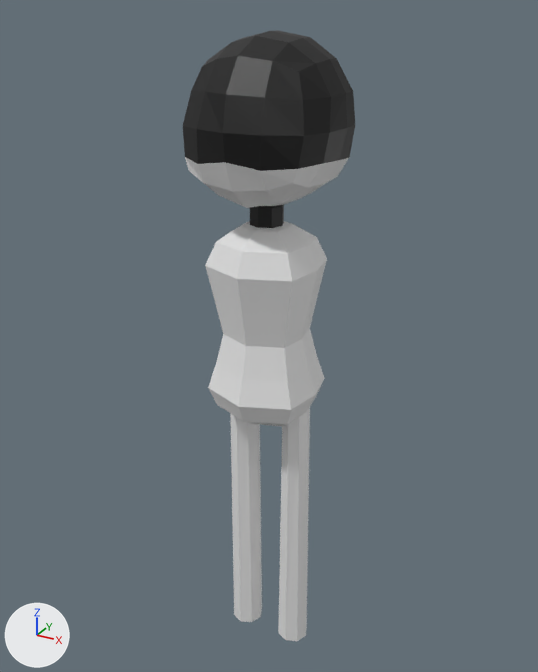
The Blender file 31.05.2025_Murder_Drones.blend as it was, and as the next commit left it.
Rendered twice from a 50 mm camera at (3.47, -6.39, 0.98) aimed at (-0.08, 0.05, -2.24). The lights are fixed; the arrows at lower left show +X, +Y and +Z.

In view in the first picture: 'Body', 'Body.003', 'Body.004'.
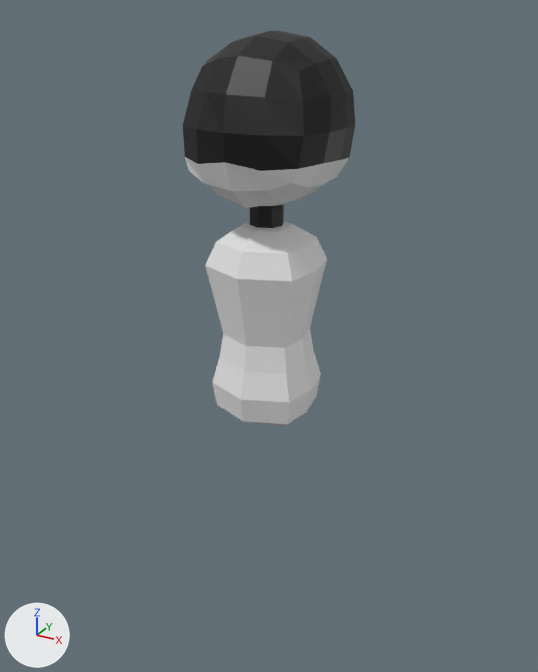
Diff of the bpy script that builds the scene:
```diff
--- a/31.05.2025_Murder_Drones.blend.py
+++ b/31.05.2025_Murder_Drones.blend.py
@@ me_body_mesh @@
 me_body_mesh.from_pydata(...)  # 194 vertices, 192 faces; spans x -0.78..0.78, y -0.9..0.67, z -3.12..0.8
 # used by ob_body; location = (0.0, 0.0, 0.0)
-me_body_mesh.vertices[24].co = (0.5, 0.27, -2.71)  # pixel (324, 378)
-me_body_mesh.vertices[25].co = (-0.5, 0.27, -2.71)
-me_body_mesh.vertices[26].co = (-0.5, -0.53, -2.71)  # pixel (208, 387)
-me_body_mesh.vertices[27].co = (0.5, -0.53, -2.71)  # pixel (291, 409)
-me_body_mesh.vertices[28].co = (0.0, -0.73, -2.71)  # pixel (238, 406)
-me_body_mesh.vertices[29].co = (0.0, 0.46, -2.71)
-me_body_mesh.vertices[39].co = (-0.43, 0.21, -2.43)
-me_body_mesh.vertices[40].co = (-0.43, -0.47, -2.43)  # pixel (215, 363)
-me_body_mesh.vertices[43].co = (0.0, -0.13, -3.12)
-me_body_mesh.vertices[55].co = (0.43, 0.21, -2.43)  # pixel (317, 356)
-me_body_mesh.vertices[58].co = (0.43, -0.47, -2.43)  # pixel (287, 381)
-me_body_mesh.vertices[59].co = (0.0, -0.64, -2.43)  # pixel (242, 379)
-me_body_mesh.vertices[60].co = (0.0, 0.38, -2.43)
-me_body_mesh.vertices[61].co = (0.57, -0.13, -2.71)  # pixel (314, 395)
-me_body_mesh.vertices[62].co = (-0.57, -0.13, -2.71)
-me_body_mesh.vertices[67].co = (0.49, -0.13, -2.43)  # pixel (308, 370)
-me_body_mesh.vertices[68].co = (-0.49, -0.13, -2.43)
+# me_body_mesh part 1
+me_body_mesh.vertices[24].co = (0.46, 0.24, -2.64)  # pixel (320, 373)
+me_body_mesh.vertices[25].co = (-0.46, 0.24, -2.64)
+me_body_mesh.vertices[26].co = (-0.46, -0.5, -2.64)  # pixel (212, 382)
+me_body_mesh.vertices[27].co = (0.46, -0.5, -2.64)  # pixel (289, 402)
+me_body_mesh.vertices[28].co = (0.0, -0.69, -2.64)  # pixel (240, 399)
+me_body_mesh.vertices[29].co = (0.0, 0.42, -2.64)
+me_body_mesh.vertices[39].co = (-0.39, 0.18, -2.36)
+me_body_mesh.vertices[40].co = (-0.39, -0.45, -2.36)  # pixel (219, 357)
+me_body_mesh.vertices[43].co = (0.0, -0.13, -3.08)
+me_body_mesh.vertices[55].co = (0.39, 0.18, -2.36)  # pixel (313, 350)
+me_body_mesh.vertices[58].co = (0.39, -0.45, -2.36)  # pixel (286, 373)
+me_body_mesh.vertices[59].co = (0.0, -0.6, -2.36)  # pixel (244, 371)
+me_body_mesh.vertices[60].co = (0.0, 0.34, -2.36)
+me_body_mesh.vertices[61].co = (0.53, -0.13, -2.64)  # pixel (311, 388)
+me_body_mesh.vertices[62].co = (-0.53, -0.13, -2.64)
+me_body_mesh.vertices[67].co = (0.45, -0.13, -2.36)  # pixel (305, 363)
+me_body_mesh.vertices[68].co = (-0.45, -0.13, -2.36)
 me_body_mesh.materials.append(mat_head_material)
@@ ob_body_003 @@
-ob_body_003 = bpy.data.objects.new('Body.003', me_body_mesh_003)
-ob_body_003.location = (0.0, 0.0, -0.08)
@@ ob_body_004 @@
-ob_body_004 = bpy.data.objects.new('Body.004', me_body_mesh_004)
-ob_body_004.location = (0.0, 0.0, -0.08)
```

What differs and where, as boxes (x1, y1, x2, y2) in the pictures (538 x 672 px; the box of a moved part takes in the faces that stretch with it):
'Body.004', deleted
    before: (278, 407, 310, 641)
'Body.003', deleted
    before: (230, 413, 262, 622)
part 1 of me_body_mesh, moved or reshaped
    before: (208, 329, 325, 424)
    after: (212, 329, 321, 424)
